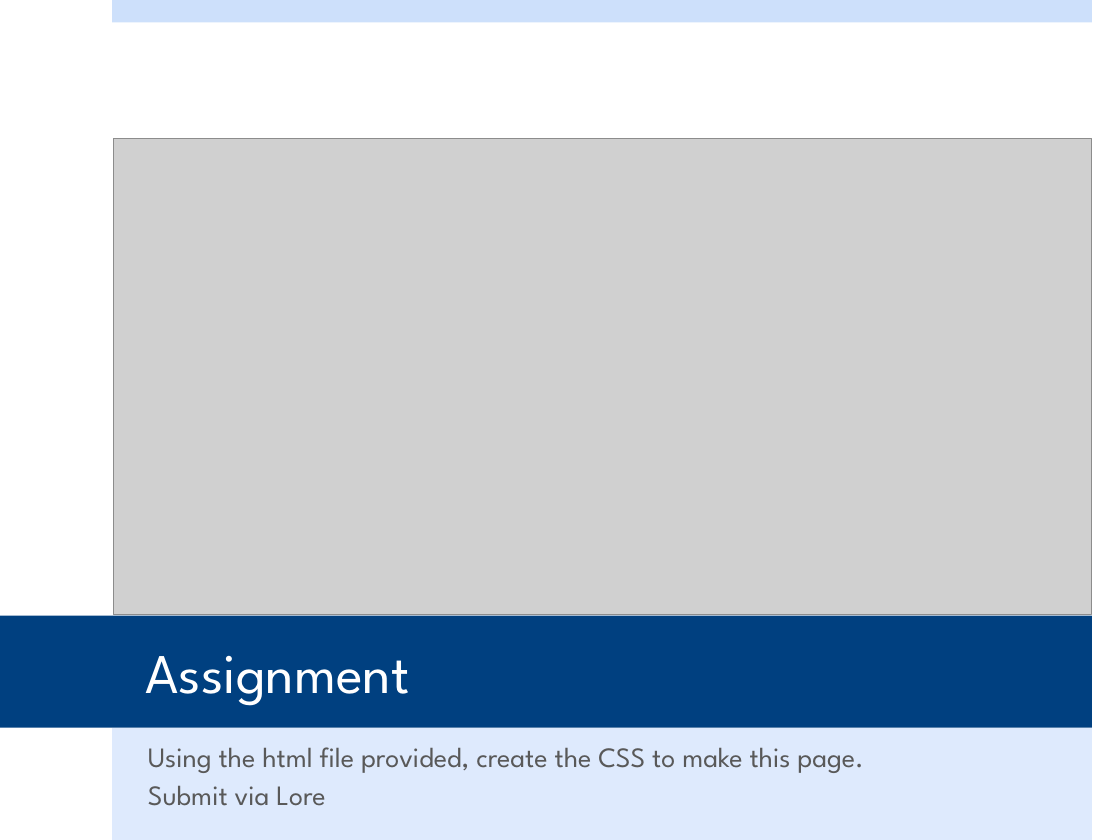
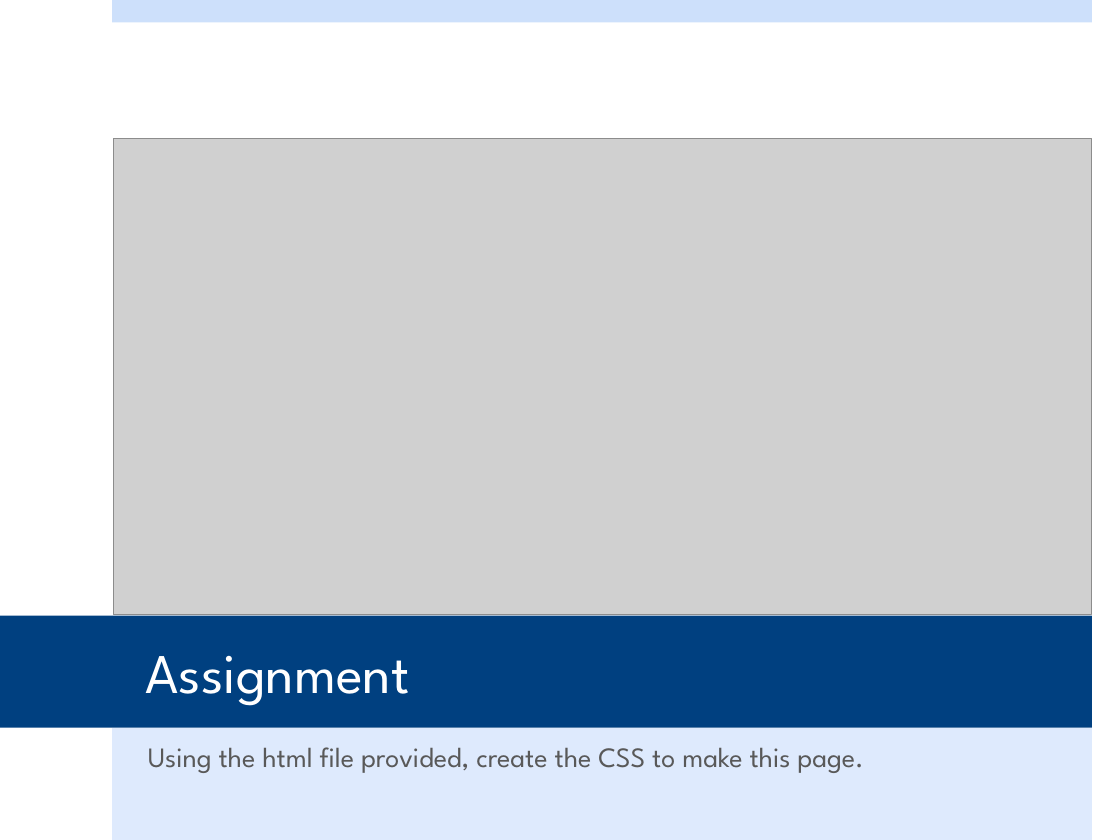
Before and after one commit to steven-king/j586, a slide deck: slide 20 of _classes/01_css/css_bootcamp/CSS Bootcamp.pptx. Drawn at 1120x840 pixels with LibreOffice and Linux fonts; fonts in the diff are those of the drawing; grey boxes stand for pictures. Boxes give left, top, right and bottom in pixels: in the first picture for what was removed or moved away, otherwise in the second. Text is boxed around its words. In the diff, an @@ line names an element or a change of style, - is before the commit and + after.

```diff
--- a/_classes/01_css/css_bootcamp/CSS Bootcamp.pptx
+++ b/_classes/01_css/css_bootcamp/CSS Bootcamp.pptx
@@ subtitle at [148,785,325,806]: paragraph removed @@
-Submit via Lore
```
Also in this commit, not shown: 1 other slide changed.
